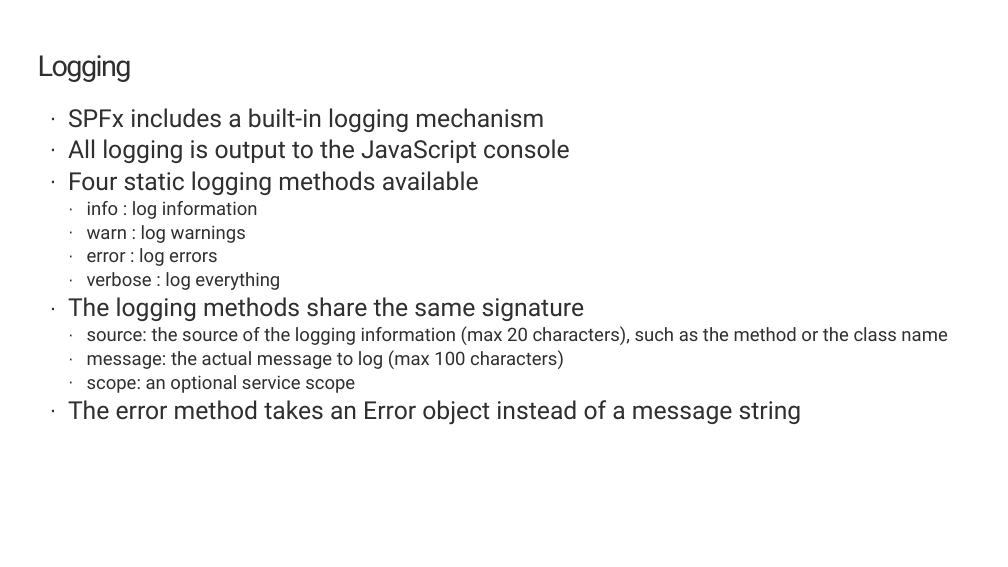
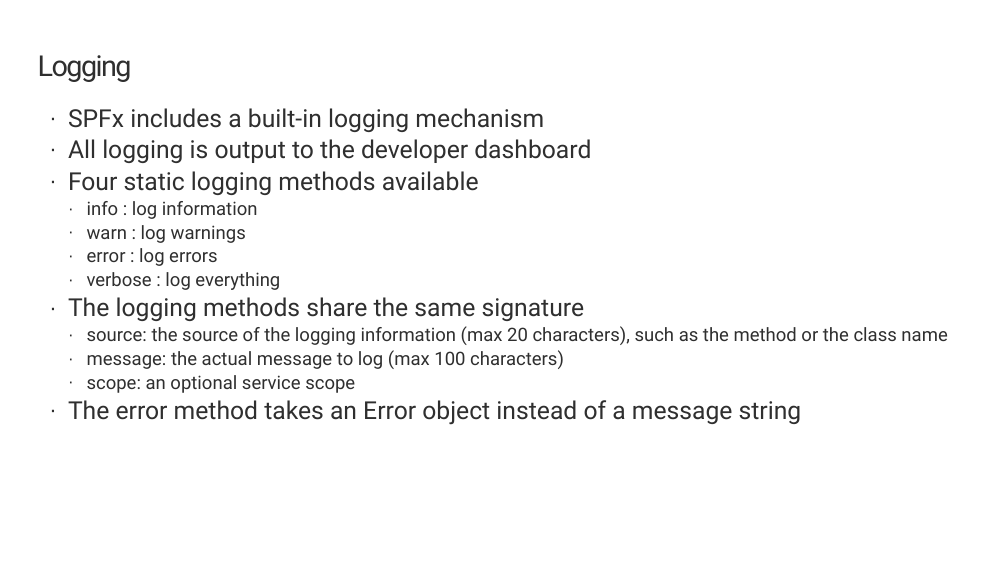
Before and after one commit to SharePoint/sp-dev-training-spfx-web-parts, a slide deck: slide 14 of 03-spfxapi.pptx (slide 15 before the commit). Drawn at 1008x567 pixels with LibreOffice and Linux fonts; fonts in the diff are those of the drawing; background and template pictures are left out. Boxes give left, top, right and bottom in pixels: in the first picture for what was removed or moved away, otherwise in the second. Text is boxed around its words. In the diff, an @@ line names an element or a change of style, - is before the commit and + after.

```diff
--- a/03-spfxapi.pptx
+++ b/03-spfxapi.pptx
@@ text at (x1=68, y1=139, x2=591, y2=163): text changed @@
-· All logging is output to the JavaScript console
+· All logging is output to the developer dashboard
```
Also in this commit, not shown: 6 other slides changed, 1 slide removed.
